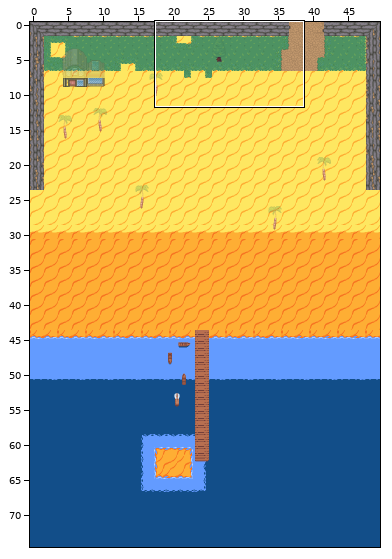
Two versions of a level (Tiled map, map/beach.tmx). Above, an overview of the earlier version with the close-up marked.
Close-up. First the earlier version:
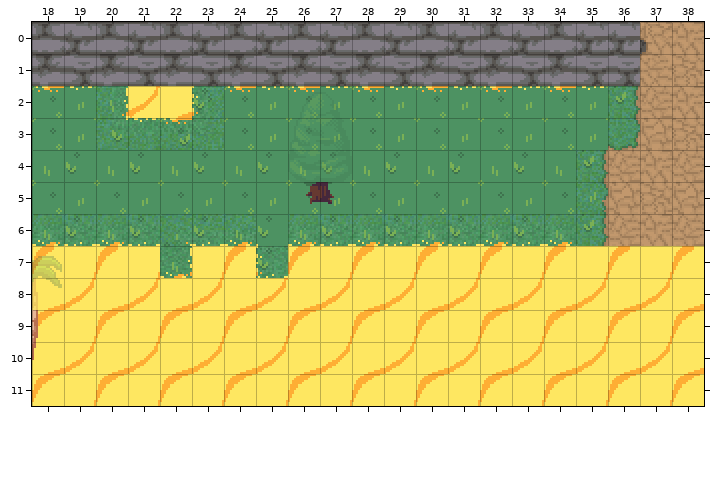
Cells are 16x16 px. Shown: x 18..38, y 0..11. The commit also changed other parts of the map, which this record leaves out. Tiles whose own drawing changed are shown in their newer look in all pictures.
Once edited:
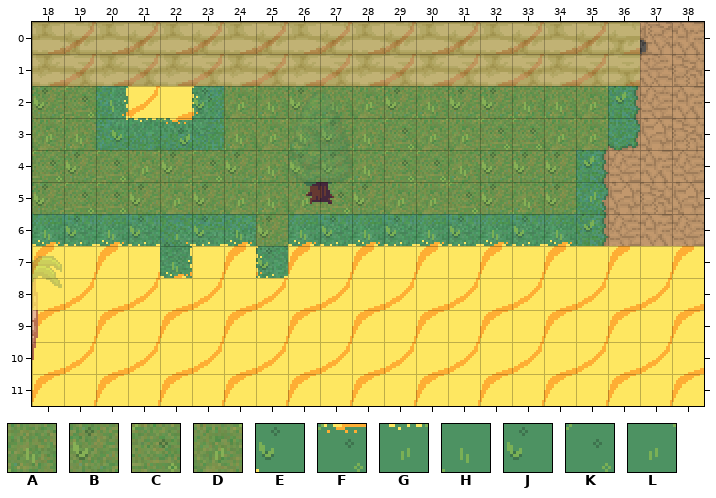
Key: from "autumnset": A 242, B 243, C 272, D 273; from "beachset": E 251, F 280, G 281; from "nature": H 322, J 323, K 362, L 363.
_ is an empty cell.
Tiles replaced or removed in this view: E, F, G, H, J, K, L.
Diff:
Changed rows in their new state; . is an unchanged cell.
layer "walls" opacity 100% -> 50%
Layer "background":
first column x 18:
 2 BC....DABADBABBAAD
 3 DA....ADABACDDCCDD
 4 CBCDBCBABBACCABBB.
 5 BCCBDBDADCBDDCBAB.
 6 .......B..........
